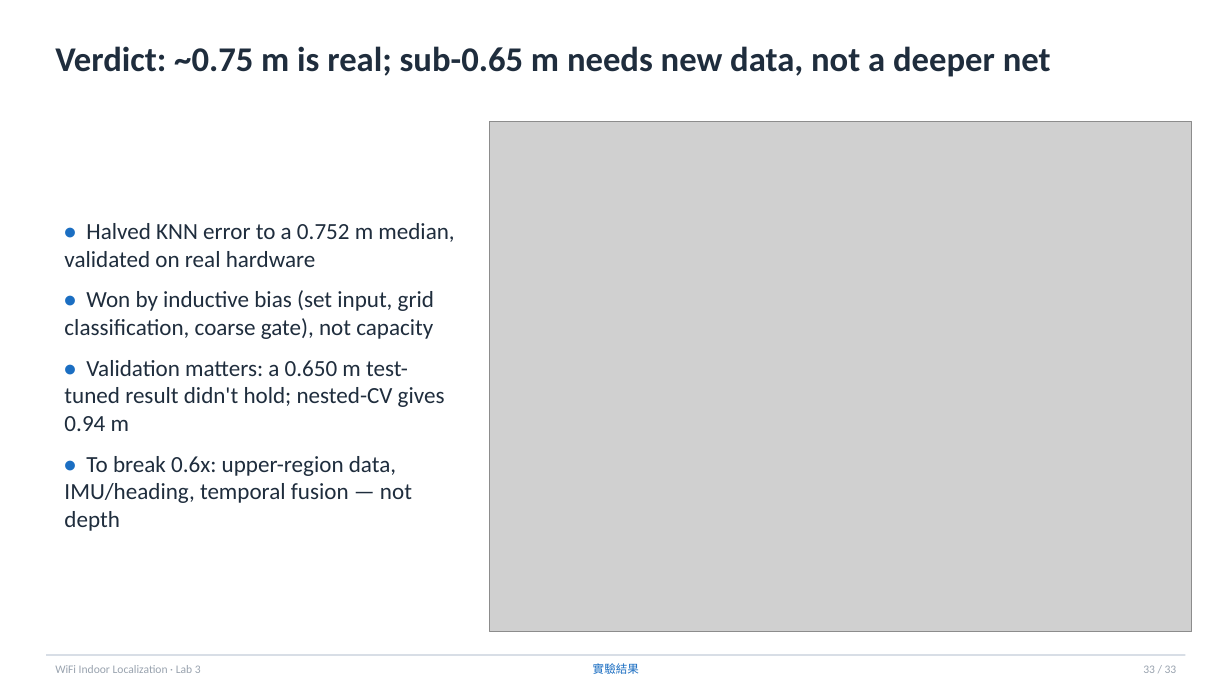
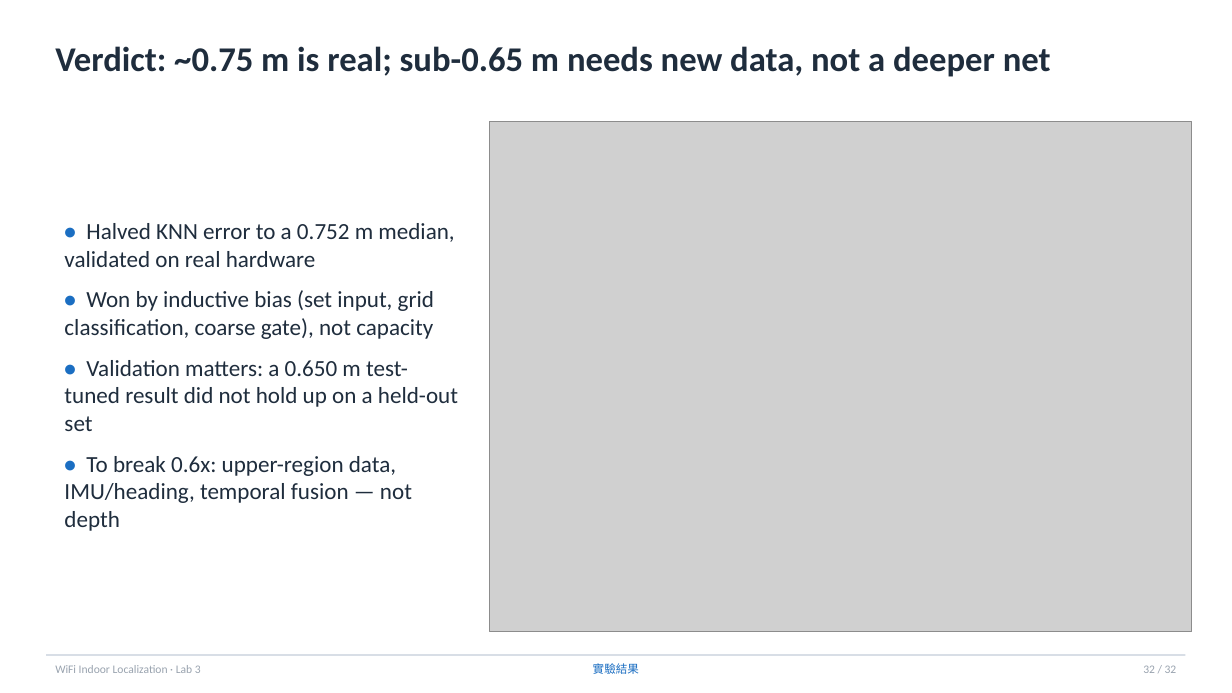
Before and after one commit to kmliy901054/cv2x-wifi-fingerprint, a slide deck: slide 32 of lab3/outputs/slides/lab3_presentation.pptx (slide 33 before the commit). Drawn at 1232x693 pixels with LibreOffice and Linux fonts; fonts in the diff are those of the drawing; grey boxes stand for pictures. Boxes give left, top, right and bottom in pixels: in the first picture for what was removed or moved away, otherwise in the second. Text is boxed around its words. In the diff, an @@ line names an element or a change of style, - is before the commit and + after.

```diff
--- a/lab3/outputs/slides/lab3_presentation.pptx
+++ b/lab3/outputs/slides/lab3_presentation.pptx
@@ text at (x1=64, y1=360, x2=458, y2=431): text changed @@
-• Validation matters: a 0.650 m test-tuned result didn't hold; nested-CV gives 0.94 m
+• Validation matters: a 0.650 m test-tuned result did not hold up on a held-out set
```
Also in this commit, not shown: 26 other slides changed, 1 slide removed, 8 other files.
